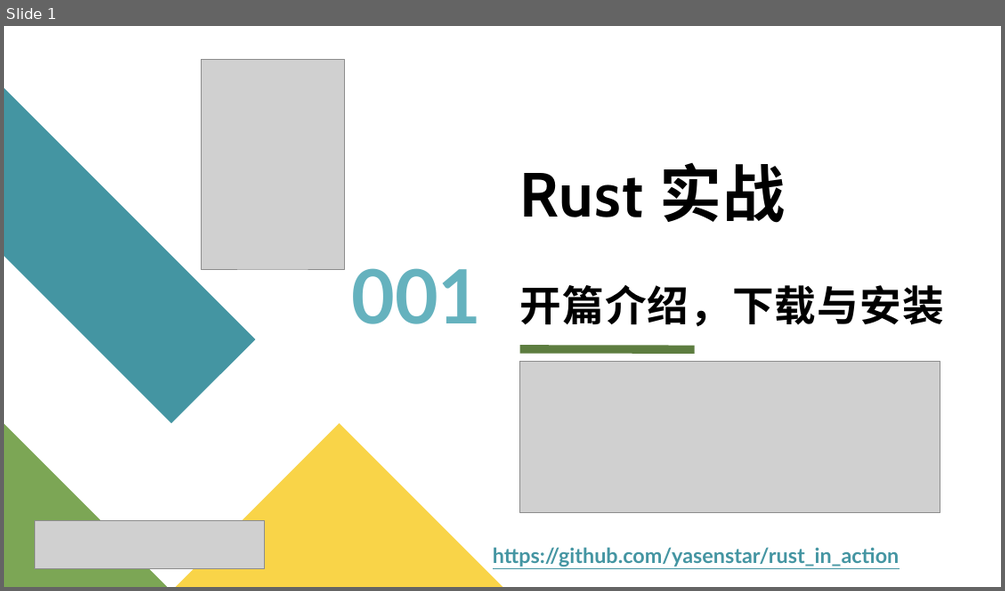
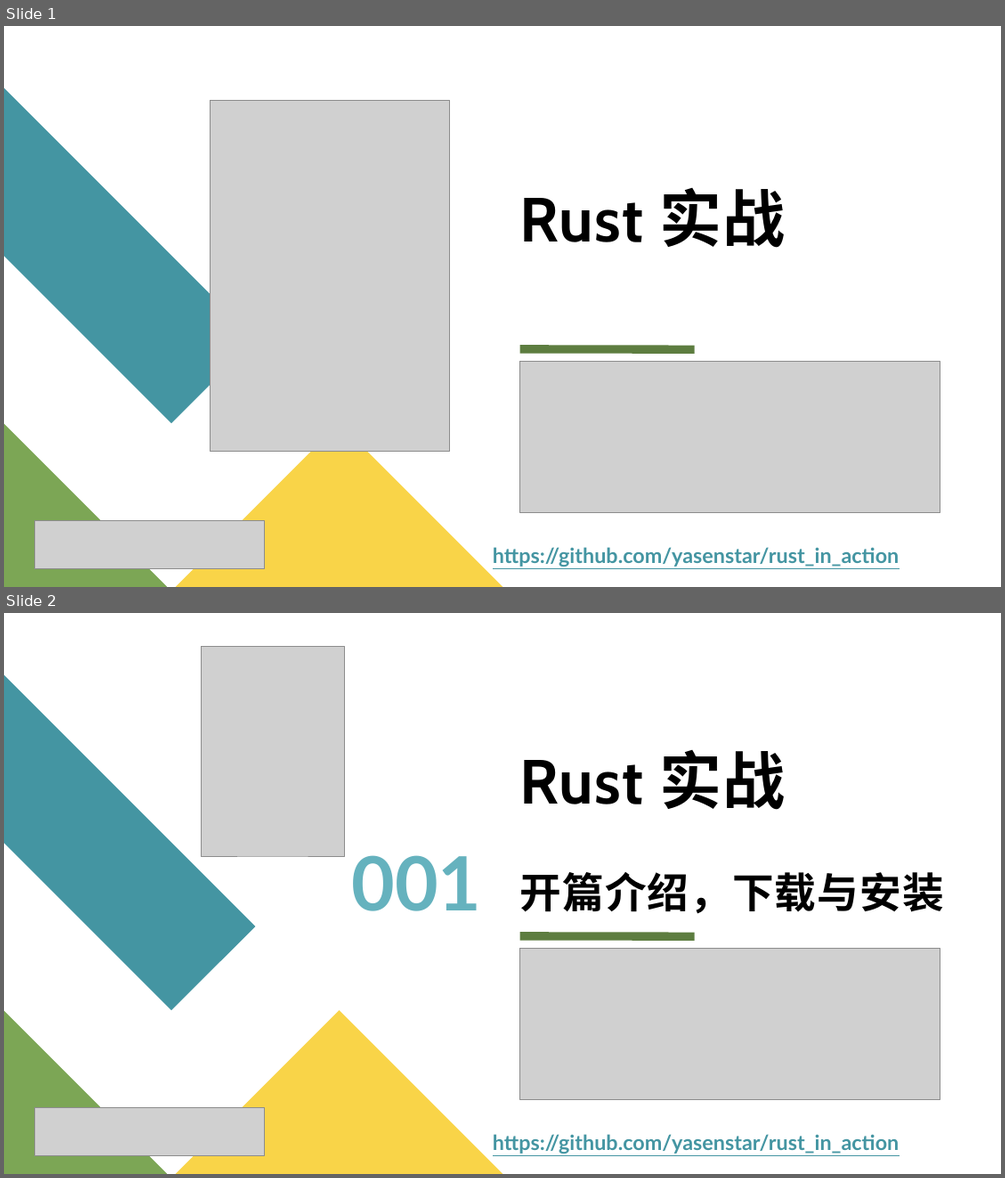
Before and after one commit to yasenstar/rust_in_action, a slide deck: rust_in_action_pages.pptx. Shown one above the other, each under a label of ours: slide 1 before the commit, slides 1 and 2 after it. The pictures are 1005x591 and 1005x1178 pixels, drawn with LibreOffice and Linux fonts; fonts in the diff are those of the drawing; grey boxes stand for pictures. Boxes give left, top, right and bottom in pixels: in the first picture for what was removed or moved away, otherwise in the second. Text is boxed around its words. In the diff, an @@ line names an element or a change of style, - is before the commit and + after.

```diff
--- a/rust_in_action_pages.pptx
+++ b/rust_in_action_pages.pptx
@@ slide 1 added at (x1=4, y1=26, x2=1001, y2=587), background #FFFFFF; not listed: 4 template elements that a slide beside it also shows @@
@@ picture added at (x1=210, y1=101, x2=450, y2=451) @@
@@ title added at (x1=520, y1=188, x2=785, y2=248), 60 pt, text #000000, bold @@
+Rust 实战
@@ picture added at (x1=520, y1=361, x2=940, y2=512) @@
@@ picture added at (x1=34, y1=521, x2=264, y2=569) @@
@@ text added at (x1=493, y1=547, x2=898, y2=566), 20 pt, text #4495A2, bold, underline @@
+https://github.com/yasenstar/rust_in_action
@@ what was slide 1 is now slide 2 @@
```
Also in this commit, not shown: 1 other slide added.
